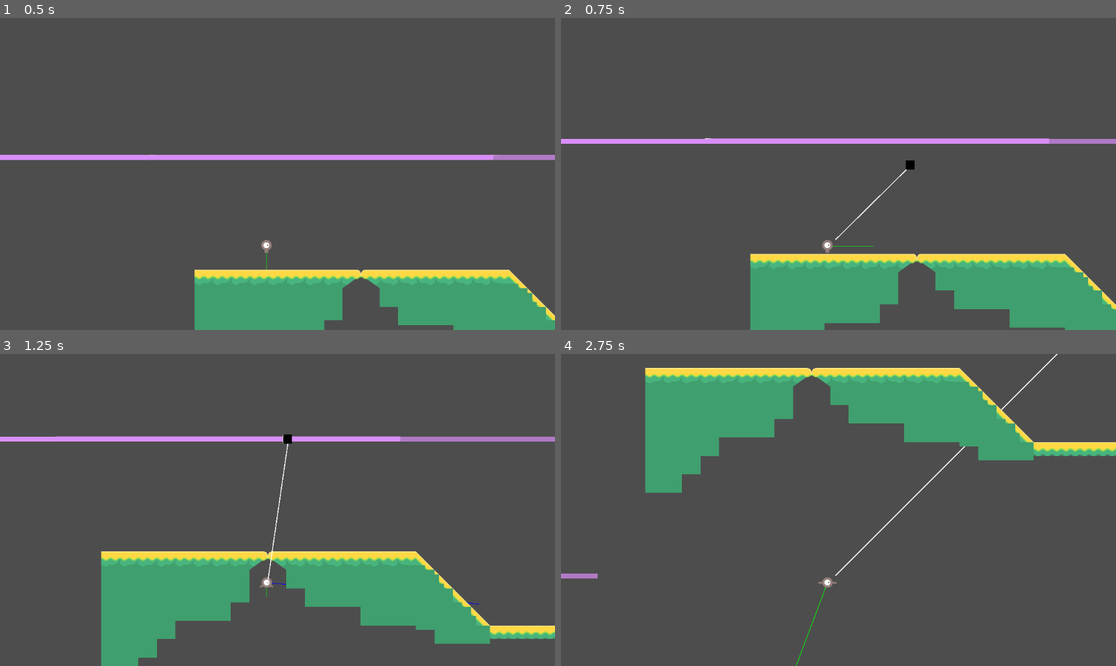
Above: before the commit, frames 1-4 (two rows, left to right).
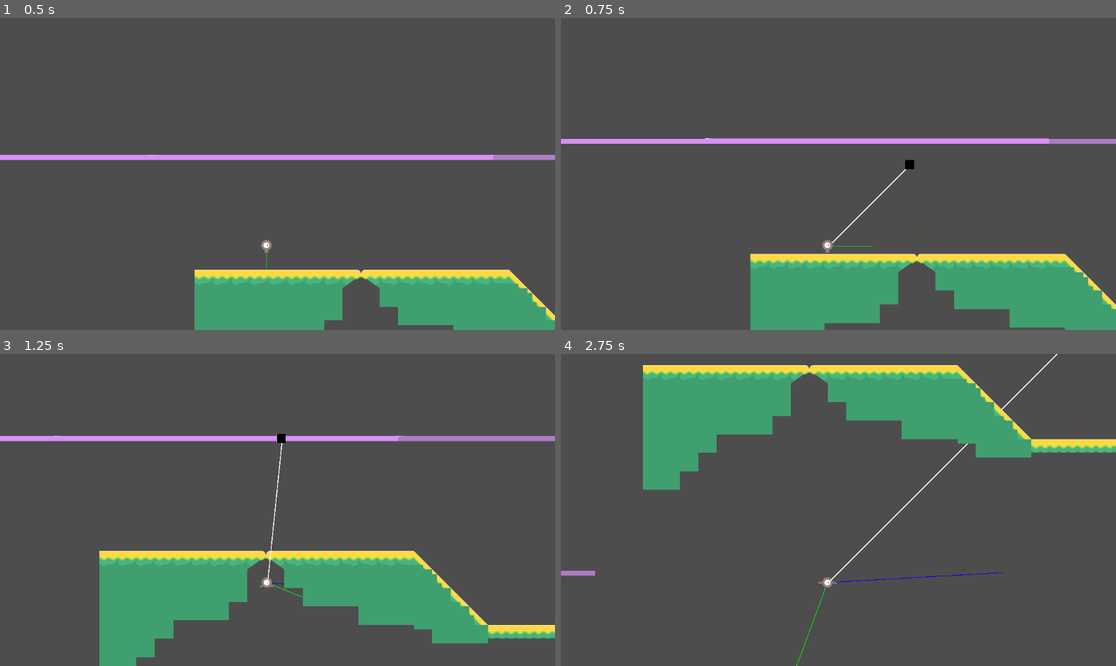
Above: after the commit, the same moments.

Repository: alanmathiasen/hook-godot
Game: Godot game, scene res://scenes/level.tscn
Two runs of this game, one before a commit and one after it. Both use one fixed random seed, a clock stepped at 60 frames per second and the inputs below.
Inputs (mouse positions are in pixels of both pictures, inside the frame that each line leads up to):
- Up to frame 1 (0.5 s): no input
- Up to frame 2 (0.75 s): move the mouse to (827, 245) at 0.52 s; hold Right (ui_right) from 0.53 s (still down); hold Ctrl (hook) from 0.53 s (still down); click (827, 245) at 0.67 s
- Up to frame 3 (1.25 s): keep holding Right (ui_right); keep holding Ctrl (hook); tap Up (ui_up) at 0.77 s
- Up to frame 4 (2.75 s): move the mouse to (727, 525) at 1.27 s; release Ctrl (hook) at 1.28 s; tap Ctrl (hook) at 1.35 s; tap Up (ui_up) at 1.52 s; move the mouse to (894, 441) at 2.02 s; release Right (ui_right) at 2.03 s; hold Left (ui_left) from 2.03 s (still down); hold Ctrl (hook) from 2.03 s (still down)

Frame 1 is identical in both runs. In frame 2, 0.1% of the frame differs, in the area x 48-64%, y 45-73%; in frame 3, 2.3%; in frame 4, 3.8%, in the area x 0-100%, y 3-100%.

Commit message:
implemented fsm in hook

Diff:
--- a/scenes/Hook.gd
+++ b/scenes/Hook.gd
@@ -1,104 +1,91 @@
 extends Area2D
 
 
-enum HookStates {NONE, EXTEND, HOOKED, JUST_RELEASED}
+# enum HookStates {NONE, EXTEND, HOOKED, JUST_RELEASED}
 
 
-signal hook_just_released
+# signal hook_just_released
 
 
-const HOOK_SPEED = 2000.0
-const HOOK_DIRECTION_RIGHT = Vector2(cos(deg_to_rad(-45)), sin(deg_to_rad(-45)))
-const HOOK_DIRECTION_LEFT = Vector2(cos(deg_to_rad(-135)), sin(deg_to_rad(-135)))
-const HOOK_COLLISION_LAYER = 2
+# const HOOK_SPEED = 2000.0
+# const HOOK_DIRECTION_RIGHT = Vector2(cos(deg_to_rad(-45)), sin(deg_to_rad(-45)))
+# const HOOK_DIRECTION_LEFT = Vector2(cos(deg_to_rad(-135)), sin(deg_to_rad(-135)))
+# const HOOK_COLLISION_LAYER = 2
 
-@onready var line := $Line2D
-@onready var character := get_parent()
+# @onready var line := $Line2D
+# @onready var character := get_parent()
 
-var state := HookStates.NONE
-var previous_state := HookStates.NONE
-var release_direction := Vector2.ZERO
+# var state := HookStates.NONE
+# var previous_state := HookStates.NONE
+# var release_direction := Vector2.ZERO
 
-var is_hooked := false
-var hook_position := Vector2.ZERO
-var hook_length := 0.0
+# var is_hooked := false
+# var hook_position := Vector2.ZERO
+# var hook_length := 0.0
 
 
-func _ready():
-	line.points[0] = Vector2.ZERO
-	self.hide()
+# func _ready():
+# 	line.points[0] = Vector2.ZERO
+# 	self.hide()
 
 
-func _input(event):
-  # si se apreto el boton de hook
-	if event.is_action_pressed('hook'):
-		# si no se esta extendiendo ni esta enganchado
-		if state == HookStates.NONE:
-			# hacer la direccion del hook igual a la del personaje
-			release_direction = HOOK_DIRECTION_RIGHT if character.facing_direction == 1 else HOOK_DIRECTION_LEFT
-			# hacer el estado de hook extendiendo
-			change_state(HookStates.EXTEND)
-		elif state == HookStates.HOOKED:
-			# si no llamar la funcion que resetea el hook
-			is_hooked = false
-			reset_hook()
-		else:
-			reset_hook()
-	if event.is_action_released(('hook')):
-		reset_hook()
-
-
-func _physics_process(delta):
-	draw_line_to_character()
-
-	match state:
-		HookStates.EXTEND:
-			extend_hook(delta)
-		HookStates.HOOKED:
-			if previous_state != HookStates.HOOKED:
-				fix_hook()
-		HookStates.NONE:
-			if previous_state == HookStates.EXTEND:
-				reset_hook()
-		HookStates.JUST_RELEASED:
-
-				hook_just_released.emit()
-				change_state(HookStates.NONE)
-
-func extend_hook(delta):
-	self.show()
-	line.show()
-	# move hook
-	self.global_position += release_direction * HOOK_SPEED * delta
-
-
-func _on_hook_body_entered(body:Node2D):
-	if body.get_collision_layer() == HOOK_COLLISION_LAYER:
-		if state == HookStates.EXTEND:
-			change_state(HookStates.HOOKED)
-
-func fix_hook():
-	var hook_global_position = global_position
-	character.remove_child(self)
-	character.get_tree().root.add_child(self)
-	self.global_position = hook_global_position
-	change_state(HookStates.HOOKED)
-
-
-func reset_hook():
-	character.get_tree().root.remove_child(self)
-	character.add_child(self)
-	global_position = character.global_position
-	change_state(HookStates.JUST_RELEASED)
-	self.hide()
-	line.hide()
+# func _input(event):
+#   # si se apreto el boton de hook
+# 	if event.is_action_pressed('hook'):
+# 		# si no se esta extendiendo ni esta enganchado
+# 		# if state == HookStates.NONE:
+# 		# 	# hacer la direccion del hook igual a la del personaje
+# 		# 	release_direction = HOOK_DIRECTION_RIGHT if character.facing_direction == 1 else HOOK_DIRECTION_LEFT
+# 		# 	# hacer el estado de hook extendiendo
+# 		# 	change_state(HookStates.EXTEND)
+# 		# elif state == HookStates.HOOKED:
+# 		# 	# si no llamar la funcion que resetea el hook
+# 		# 	is_hooked = false
+# 		# 	reset_hook()
+# 			pass
+# 		# else:
+# 		# 	reset_hook()
+# 	# if event.is_action_released(('hook')):
+# 	# 	reset_hook()
 
 
 
+	# match state:
+	# 	HookStates.JUST_RELEASED:
 
-func draw_line_to_character():
-	line.points[1] = to_local(character.global_position)
+	# 			hook_just_released.emit()
+	# 			change_state(HookStates.NONE)
 
-func change_state(new_state):
-	previous_state = state
-	state = new_state
+# func extend_hook(delta):
+# 	# self.show()
+# 	# line.show()
+# 	# # move hook
+# 	# self.global_position += release_direction * HOOK_SPEED * delta
+# 	pass
+
+# func _on_hook_body_entered(body:Node2D):
+# 	if body.get_collision_layer() == HOOK_COLLISION_LAYER:
+# 		if state == HookStates.EXTEND:
+# 			change_state(HookStates.HOOKED)
+
+# func fix_hook():
+
+# 	var hook_global_position = global_position
+# 	character.remove_child(self)
+# 	character.get_tree().root.add_child(self)
+# 	self.global_position = hook_global_position
+# 	change_state(HookStates.HOOKED)
+
+
+# func reset_hook():
+# 	character.get_tree().root.remove_child(self)
+# 	character.add_child(self)
+# 	global_position = character.global_position
+# 	change_state(HookStates.JUST_RELEASED)
+# 	self.hide()
+# 	line.hide()
+
+
+# func change_state(new_state):
+# 	previous_state = state
+# 	state = new_state
--- a/scenes/character.gd
+++ b/scenes/character.gd
@@ -19,6 +19,8 @@
 
 @onready var hook = $Hook
 @onready var animation = $AnimatedSprite2D
+@onready var fsm = $Hook/HookStateMachine
+
 func _physics_process(delta):
 	handle_movement(delta)
 	handle_hook(delta)
@@ -31,7 +33,7 @@
 func handle_movement(delta):
 	var direction = Input.get_axis("ui_left", "ui_right")
 
-	if direction != 0 and hook.state != HookStates.HOOKED:
+	if direction != 0:
 		if is_on_floor():
 			animation.play('walk')
 		velocity.x = calculate_velocity(direction)
@@ -47,12 +49,13 @@
 
 
 func handle_hook(delta):
-	if hook.state == HookStates.HOOKED:
+	var hook_state = fsm.get_current_state().name
+
+	if hook_state == 'HookedHookState':
 		process_velocity(delta)
 	for index in get_slide_collision_count():
 		var collision := get_slide_collision(index)
 		var body := collision.get_collider()
-		# print("Collided with: ", body.)
 
 
 func process_velocity(delta:float)->void:
@@ -103,10 +106,6 @@
 		return (angular_speed / radius) * facing_direction
 
 
-func _on_input_event(viewport:Node, event:InputEvent, shape_idx:int):
-
-	pass # Replace with function body.
-
 func calculate_velocity(direction):
 	var target_velocity = SPEED * direction
 	var interpolation_speed = 0.025  # Adjust this value to change the rate of interpolation
--- a/scenes/character.tscn
+++ b/scenes/character.tscn
@@ -1,11 +1,15 @@
-[gd_scene load_steps=13 format=3 uid="uid://81a3ahycfxlq"]
+[gd_scene load_steps=17 format=3 uid="uid://81a3ahycfxlq"]
 
 [ext_resource type="Script" path="res://scenes/character.gd" id="1_kloc2"]
+[ext_resource type="Script" path="res://scripts/states/state_machine.gd" id="3_8p3eh"]
 [ext_resource type="Texture2D" uid="uid://bqy3wgljya6a0" path="res://assets/character/walk/playerGrey_walk1.png" id="3_toegg"]
 [ext_resource type="Script" path="res://scenes/Hook.gd" id="3_y36ev"]
+[ext_resource type="Script" path="res://scripts/states/Hook/IdleHookState.gd" id="4_436j1"]
 [ext_resource type="Texture2D" uid="uid://c43kjn4dwly8h" path="res://assets/character/walk/playerGrey_walk2.png" id="4_wfg5b"]
 [ext_resource type="Texture2D" uid="uid://s7fuaudc24op" path="res://assets/character/walk/playerGrey_walk3.png" id="5_jldxg"]
+[ext_resource type="Script" path="res://scripts/states/Hook/ExtendingHookState.gd" id="5_w2ggm"]
 [ext_resource type="Texture2D" uid="uid://jsu8jto6m14j" path="res://assets/character/walk/playerGrey_walk4.png" id="6_kfowf"]
+[ext_resource type="Script" path="res://scripts/states/Hook/HookedHookState.gd" id="6_pg6ou"]
 [ext_resource type="Texture2D" uid="uid://dsrqfy57l341g" path="res://assets/character/walk/playerGrey_walk5.png" id="7_7hj0e"]
 
 [sub_resource type="RectangleShape2D" id="RectangleShape2D_fu1uw"]
@@ -85,6 +89,28 @@
 scale = Vector2(0.5, 0.5)
 texture = SubResource("GradientTexture2D_era16")
 
+[node name="HookStateMachine" type="Node" parent="Hook" node_paths=PackedStringArray("current_state")]
+script = ExtResource("3_8p3eh")
+current_state = NodePath("IdleHookState")
+
+[node name="IdleHookState" type="Node" parent="Hook/HookStateMachine" node_paths=PackedStringArray("hook", "line", "character")]
+script = ExtResource("4_436j1")
+hook = NodePath("../..")
+line = NodePath("../../Line2D")
+character = NodePath("../../..")
+
+[node name="ExtendingHookState" type="Node" parent="Hook/HookStateMachine" node_paths=PackedStringArray("hook", "line", "character")]
+script = ExtResource("5_w2ggm")
+hook = NodePath("../..")
+line = NodePath("../../Line2D")
+character = NodePath("../../..")
+
+[node name="HookedHookState" type="Node" parent="Hook/HookStateMachine" node_paths=PackedStringArray("hook", "line", "character")]
+script = ExtResource("6_pg6ou")
+hook = NodePath("../..")
+line = NodePath("../../Line2D")
+character = NodePath("../../..")
+
 [node name="AnimatedSprite2D" type="AnimatedSprite2D" parent="."]
 sprite_frames = SubResource("SpriteFrames_4quw5")
 animation = &"walk"
@@ -93,4 +119,3 @@
 [connection signal="input_event" from="." to="." method="_on_input_event"]
 [connection signal="body_entered" from="Hook" to="." method="_on_hook_body_entered"]
 [connection signal="body_entered" from="Hook" to="Hook" method="_on_hook_body_entered"]
-[connection signal="hook_just_released" from="Hook" to="." method="_on_hook_just_released"]
--- /dev/null
+++ b/scripts/states/Hook/ExtendingHookState.gd
@@ -0,0 +1,39 @@
+class_name ExtendingHookState extends State
+
+const HOOK_DIRECTION_RIGHT = Vector2(cos(deg_to_rad(-45)), sin(deg_to_rad(-45)))
+const HOOK_DIRECTION_LEFT = Vector2(cos(deg_to_rad(-135)), sin(deg_to_rad(-135)))
+const HOOK_SPEED = 2000.0
+const HOOK_COLLISION_LAYER = 2
+
+@export var hook: Area2D
+@export var line: Line2D
+@export var character: CharacterBody2D
+
+var release_direction
+
+
+func Enter():
+	hook.connect("body_entered", _on_hook_body_entered)
+
+	hook.show()
+	line.show()
+	release_direction = HOOK_DIRECTION_RIGHT if character.facing_direction == 1 else HOOK_DIRECTION_LEFT
+	line.points[0] = Vector2.ZERO
+
+func ProcessInput(event):
+	var is_hook_released = event.is_action_released('hook')
+	if is_hook_released:
+		transitioned.emit('IdleHookState')
+
+func PhysicsProcess(delta):
+	hook.global_position += release_direction * HOOK_SPEED * delta
+	line.points[1] = hook.to_local(character.global_position)
+
+func Exit():
+	hook.disconnect("body_entered", _on_hook_body_entered)
+
+
+func _on_hook_body_entered(body):
+	if body.get_collision_layer() == HOOK_COLLISION_LAYER:
+		# transitioned.call_deferred('emit', 'HookedHookState')
+		transitioned.emit('HookedHookState')
--- /dev/null
+++ b/scripts/states/Hook/HookedHookState.gd
@@ -0,0 +1,30 @@
+class_name HookedHookState extends State
+
+@export var hook: Area2D
+@export var line: Line2D
+@export var character: CharacterBody2D
+
+var has_entered = false
+
+func Enter():
+	if not has_entered:
+		var hook_global_position = hook.global_position
+		line.points[0] = Vector2.ZERO
+		character.remove_child(hook)
+		character.get_tree().root.add_child(hook)
+		hook.global_position = hook_global_position
+		has_entered = true
+
+func Exit():
+	character.get_tree().root.remove_child(hook)
+	character.add_child(hook)
+	has_entered = false
+
+
+func ProcessInput(event):
+	var is_hook_released = event.is_action_released('hook')
+	if is_hook_released:
+		transitioned.emit('IdleHookState')
+
+func PhysicsProcess(_delta):
+	line.points[1] = hook.to_local(character.global_position)
--- /dev/null
+++ b/scripts/states/Hook/IdleHookState.gd
@@ -0,0 +1,21 @@
+class_name IdleHookState extends State
+
+@export var hook: Area2D
+@export var line: Line2D
+@export var character: CharacterBody2D
+
+func Enter():
+	hook.set_collision_layer_value(2, false)  # Disable the collision layer
+	hook.set_collision_mask_value(2, false)
+	hook.hide()
+	line.hide()
+	hook.global_position = character.global_position
+
+func ProcessInput(event):
+	var is_hook_pressed = event.is_action_pressed('hook')
+	if is_hook_pressed:
+		transitioned.emit('ExtendingHookState')
+
+func Exit():
+	hook.set_collision_layer_value(2, true)  # Enable the collision layer
+	hook.set_collision_mask_value(2, true)
--- /dev/null
+++ b/scripts/states/state.gd
@@ -0,0 +1,18 @@
+class_name State extends Node
+
+signal transitioned(new_state_name: StringName)
+
+func Enter() -> void:
+  pass
+
+func Exit() -> void:
+  pass
+
+func Process(delta: float) -> void:
+  pass
+
+func PhysicsProcess(delta: float) -> void:
+  pass
+
+func ProcessInput(event: InputEvent) -> void:
+  pass
--- /dev/null
+++ b/scripts/states/state_machine.gd
@@ -0,0 +1,46 @@
+class_name StateMachine extends Node
+
+@export var current_state: State
+
+var states: Dictionary = {}
+
+func _ready():
+  for child in get_children():
+    if child is State:
+      states[child.name] = child
+      child.transitioned.connect(on_child_transitioned)
+    else:
+      push_warning("State machine contains child which is not 'State'")
+
+  current_state.Enter()
+
+
+func _process(delta):
+  current_state.Process(delta)
+
+
+func _physics_process(delta):
+  current_state.PhysicsProcess(delta)
+
+func _input(event):
+  current_state.ProcessInput(event)
+
+func on_child_transitioned(new_state_name: StringName) -> void:
+  # Get the next state from the `Dictionary`
+  var new_state = states.get(new_state_name)
+  if new_state != null:
+    if new_state != current_state:
+			# Exit the current state
+      current_state.Exit()
+
+			# Enter the new state
+      new_state.Enter()
+
+			# Update the current state to the new one
+      current_state = new_state
+  else:
+    push_warning("Called transition on a state that does not exist")
+
+
+func get_current_state() -> State:
+    return current_state
